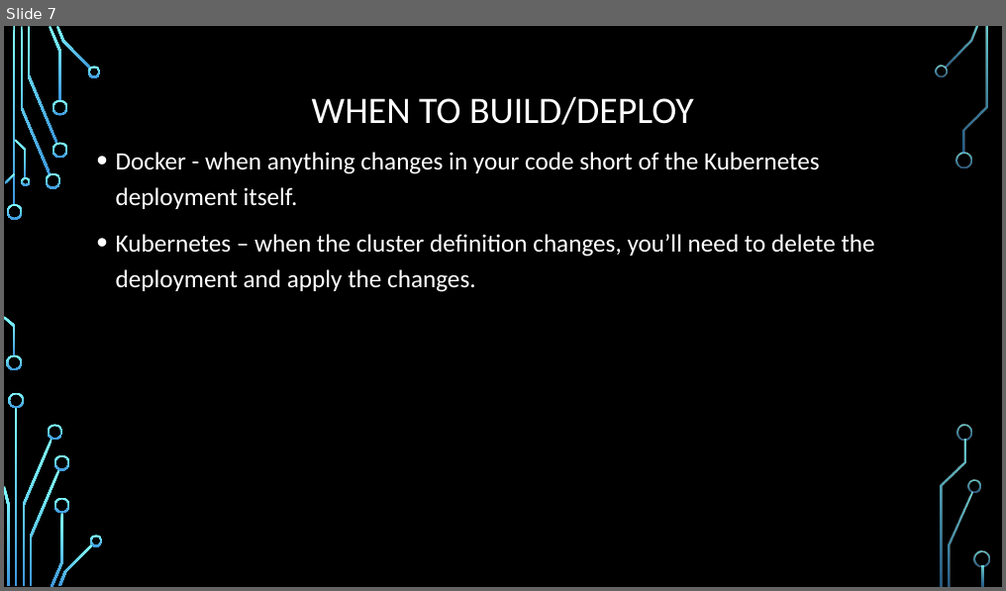
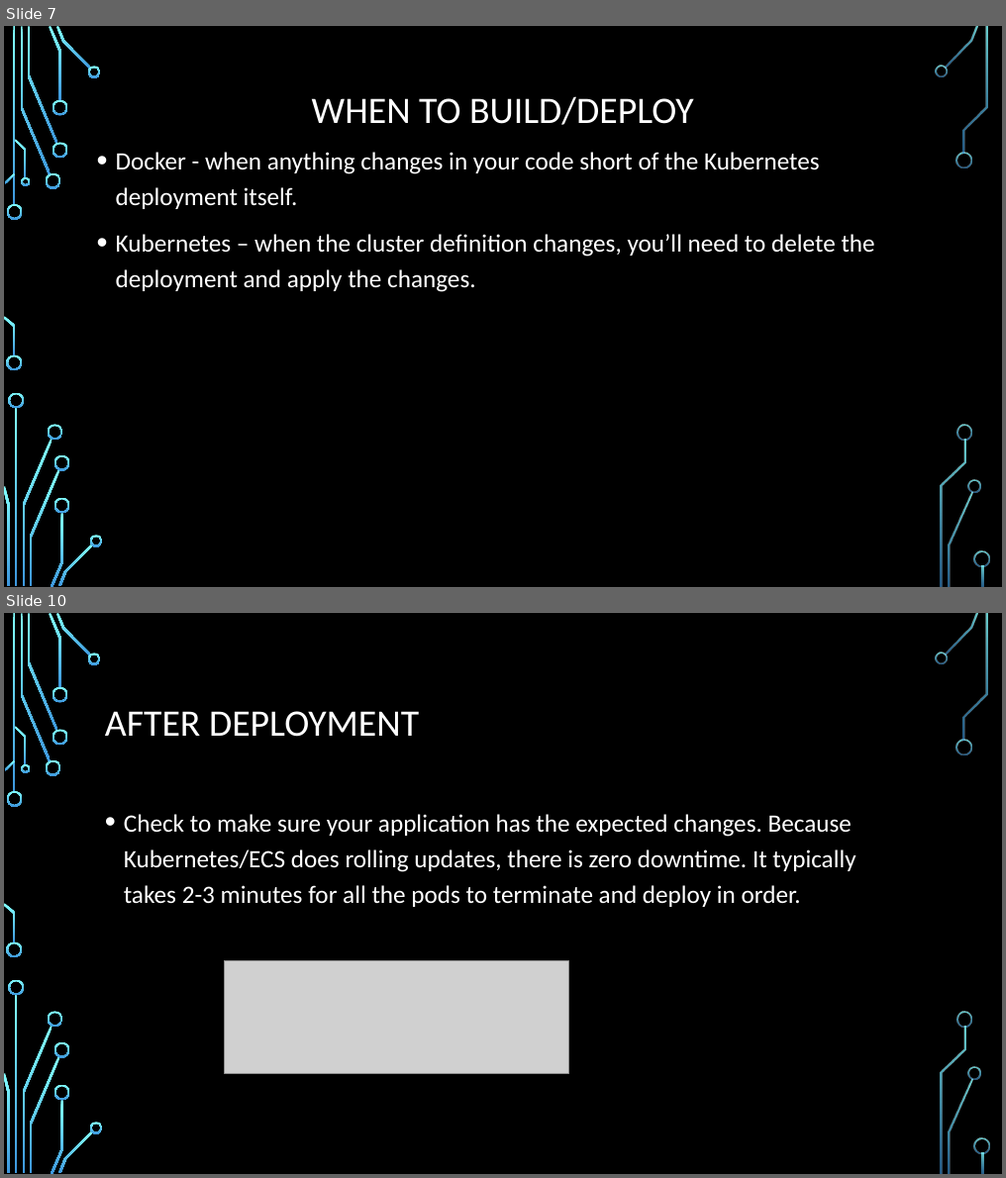
Before and after one commit to musicalheather/hello-worldpython, a slide deck: DockerPresentationHelloWorld.pptx. Shown one above the other, each under a label of ours: slide 7 before the commit, slides 7 and 10 after it; the slides between them are not shown. The pictures are 1006x591 and 1006x1178 pixels, drawn with LibreOffice and Linux fonts; fonts in the diff are those of the drawing; grey boxes stand for pictures; background and template pictures are left out. Boxes give left, top, right and bottom in pixels: in the first picture for what was removed or moved away, otherwise in the second. Text is boxed around its words. In the diff, an @@ line names an element or a change of style, - is before the commit and + after.

```diff
--- a/DockerPresentationHelloWorld.pptx
+++ b/DockerPresentationHelloWorld.pptx
@@ slide 10 added at bbox=[4, 613, 1002, 1174], background picture (left out); not listed: 36 template elements that a slide beside it also shows @@
@@ title added at bbox=[105, 711, 419, 737], 36 pt, text #FFFFFF @@
+AFTER DEPLOYMENT
@@ text added at bbox=[124, 814, 855, 907], 24 pt, text #FFFFFF @@
+• Check to make sure your application has the expected changes. Because Kubernetes/ECS does rolling updates, there is zero downtime. It typically takes 2-3 minutes for all the pods to terminate and deploy in order.
@@ picture added at bbox=[224, 961, 568, 1073] @@
```
Also in this commit, not shown: 4 slides changed, 1 other slide added, 2 other files.
